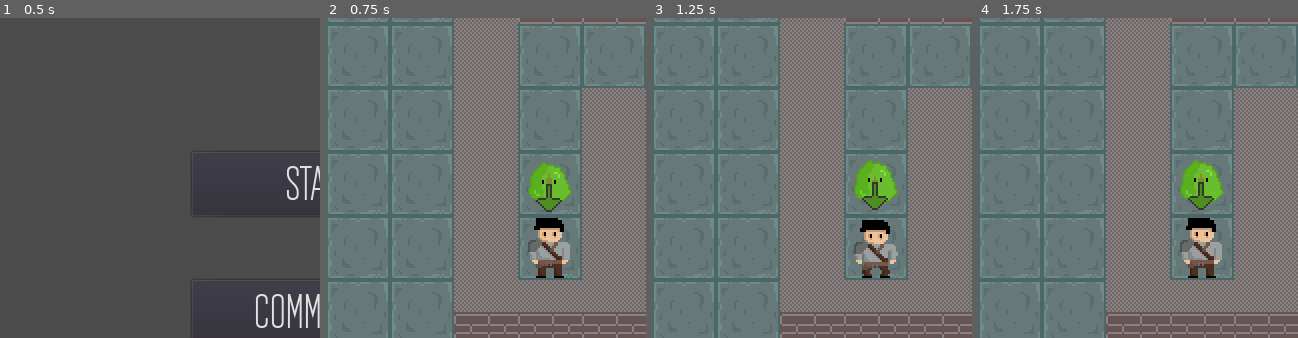
Above: before the commit, frames 1-4 (left to right).
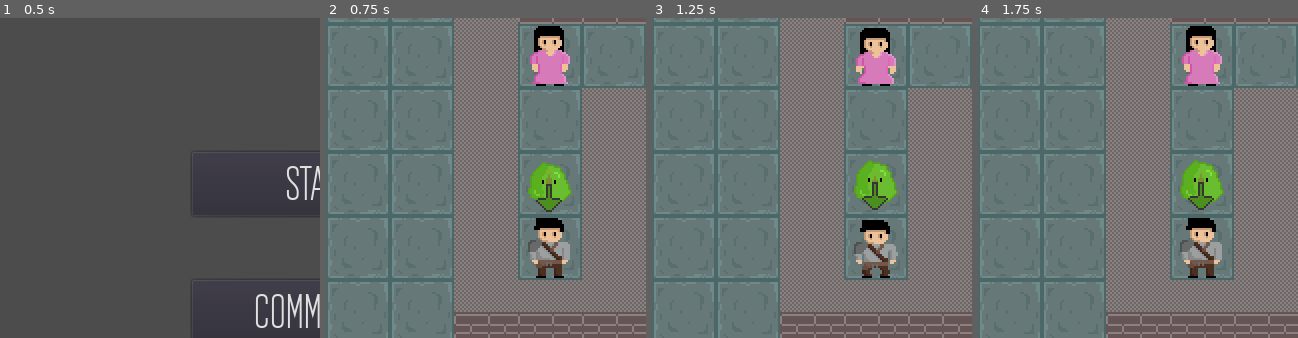
Above: after the commit, the same moments.

Repository: Eranot/LudumDare43
Game: Godot game, scene res://Engine/Menu.tscn
Two runs of this game, one before a commit and one after it. Both use one fixed random seed, a clock stepped at 60 frames per second and the inputs below.
Inputs (mouse positions are % of the whole screen's width and height, from its top left):
- Up to frame 1 (0.5 s): no input
- Up to frame 2 (0.75 s): click "START" at 0.5 s
- Up to frame 3 (1.25 s): no input
- Up to frame 4 (1.75 s): move the mouse to (35, 55) at 1.27 s; hold Right (ui_right) from 1.28 s (still down); click (35, 55) at 1.35 s; tap Space (ui_select) at 1.52 s
The pictures show only the part of the screen within x 0-50%, y 19-69%; the shares and areas given below are measured in that part.

Frame 1 is identical in both runs. In frame 2, 1.9% of the frame differs, in the area x 63-77%, y 2-22%; in frame 3, 1.8%; in frame 4, 1.9%.

Commit message:
Adicionando a Lady

Diff:
--- a/Engine/Grid.gd
+++ b/Engine/Grid.gd
@@ -13,6 +13,7 @@
 export (PackedScene) var slime;
 export (PackedScene) var obstacle;
 export (PackedScene) var Arrow;
+export (PackedScene) var Lady;
 
 enum ENTITY_TYPES{
 	PLAYER,
@@ -51,6 +52,8 @@
 	# ## SCENE ONE
 	add_new_object(player, 3, 5, ENTITY_TYPES.PLAYER, true);
 	add_new_object(slime, 3, 4, ENTITY_TYPES.SLIME, false, "one");
+
+	add_new_object(Lady, 3, 2, ENTITY_TYPES.PLAYER);
 
 	#external
 	draw_wall_line(1, 2, 7, false);
--- a/Engine/Main.tscn
+++ b/Engine/Main.tscn
@@ -10,9 +10,10 @@
 [ext_resource path="res://Player/Slime.tscn" type="PackedScene" id=8]
 [ext_resource path="res://Obstacles/Obstacle.tscn" type="PackedScene" id=9]
 [ext_resource path="res://Player/Arrow.tscn" type="PackedScene" id=10]
-[ext_resource path="res://Obstacles/Door.tscn" type="PackedScene" id=11]
-[ext_resource path="res://Obstacles/Key.tscn" type="PackedScene" id=12]
-[ext_resource path="res://Obstacles/Trophy.tscn" type="PackedScene" id=13]
+[ext_resource path="res://Player/Lady.tscn" type="PackedScene" id=11]
+[ext_resource path="res://Obstacles/Door.tscn" type="PackedScene" id=12]
+[ext_resource path="res://Obstacles/Key.tscn" type="PackedScene" id=13]
+[ext_resource path="res://Obstacles/Trophy.tscn" type="PackedScene" id=14]
 
 [sub_resource type="DynamicFont" id=1]
 
@@ -75,7 +76,7 @@
 0/shapes = [  ]
 _sections_unfolded = [ "0" ]
 
-[node name="Main" type="Node" index="0"]
+[node name="Main" type="Node"]
 
 [node name="Camera" parent="." index="0" instance=ExtResource( 1 )]
 
@@ -302,8 +303,9 @@
 slime = ExtResource( 8 )
 obstacle = ExtResource( 9 )
 Arrow = ExtResource( 10 )
-
-[node name="Door" parent="." index="3" instance=ExtResource( 11 )]
+Lady = ExtResource( 11 )
+
+[node name="Door" parent="." index="3" instance=ExtResource( 12 )]
 
 position = Vector2( 416, 160 )
 new_pos_x = 13
--- /dev/null
+++ b/Player/Lady.gd
@@ -0,0 +1,25 @@
+extends Area2D
+
+# class member variables go here, for example:
+# var a = 2
+# var b = "textvar"
+
+var SELECTED = false;
+var HOVERED = false;
+
+var grid_pos_x;
+var grid_pos_y;
+
+func _ready():
+	# Called when the node is added to the scene for the first time.
+	# Initialization here
+	pass
+
+func isHovered():
+	return HOVERED
+
+func _on_Lady_area_entered(area):
+	if(area.OBJ_TYPE == "EXPLOSION"):
+		get_parent().grid[grid_pos_x][grid_pos_y] = null;
+		$"/root/Main/HUD/PanelRestart".visible = true;
+		queue_free();
--- /dev/null
+++ b/Player/Lady.tscn
@@ -0,0 +1,42 @@
+[gd_scene load_steps=6 format=2]
+
+[ext_resource path="res://Player/Lady.gd" type="Script" id=1]
+[ext_resource path="res://Player/lady1.png" type="Texture" id=2]
+[ext_resource path="res://Player/lady2.png" type="Texture" id=3]
+
+[sub_resource type="SpriteFrames" id=1]
+
+animations = [ {
+"frames": [ ExtResource( 2 ), ExtResource( 3 ) ],
+"loop": true,
+"name": "default",
+"speed": 2.0
+} ]
+
+[sub_resource type="RectangleShape2D" id=2]
+
+custom_solver_bias = 0.0
+extents = Vector2( 30, 30 )
+
+[node name="Lady" type="Area2D" index="0"]
+
+input_pickable = true
+gravity_vec = Vector2( 0, 1 )
+gravity = 98.0
+linear_damp = 0.1
+angular_damp = 1.0
+audio_bus_override = false
+audio_bus_name = "Master"
+script = ExtResource( 1 )
+
+[node name="AnimatedSprite" type="AnimatedSprite" parent="." index="0"]
+
+frames = SubResource( 1 )
+animation = "default"
+playing = true
+
+[node name="CollisionShape2D" type="CollisionShape2D" parent="." index="1"]
+
+shape = SubResource( 2 )
+
+[connection signal="area_entered" from="." to="." method="_on_Lady_area_entered"]
--- a/Player/Player.tscn
+++ b/Player/Player.tscn
@@ -31,7 +31,7 @@
 "speed": 3.0
 } ]
 
-[node name="Player" type="Area2D" index="0"]
+[node name="Player" type="Area2D"]
 
 input_pickable = true
 gravity_vec = Vector2( 0, 1 )
@@ -65,7 +65,7 @@
 position = Vector2( 32, 32 )
 frames = SubResource( 3 )
 animation = "default"
-frame = 3
+frame = 1
 playing = true
 script = ExtResource( 7 )
 _sections_unfolded = [ "Transform" ]
Not shown: 2 places in Engine/Main.tscn that only renumber resources
Binary file added: Player/lady1.png
Not shown, added: Player/lady1.png.import
Binary file added: Player/lady2.png
Not shown, added: Player/lady2.png.import
